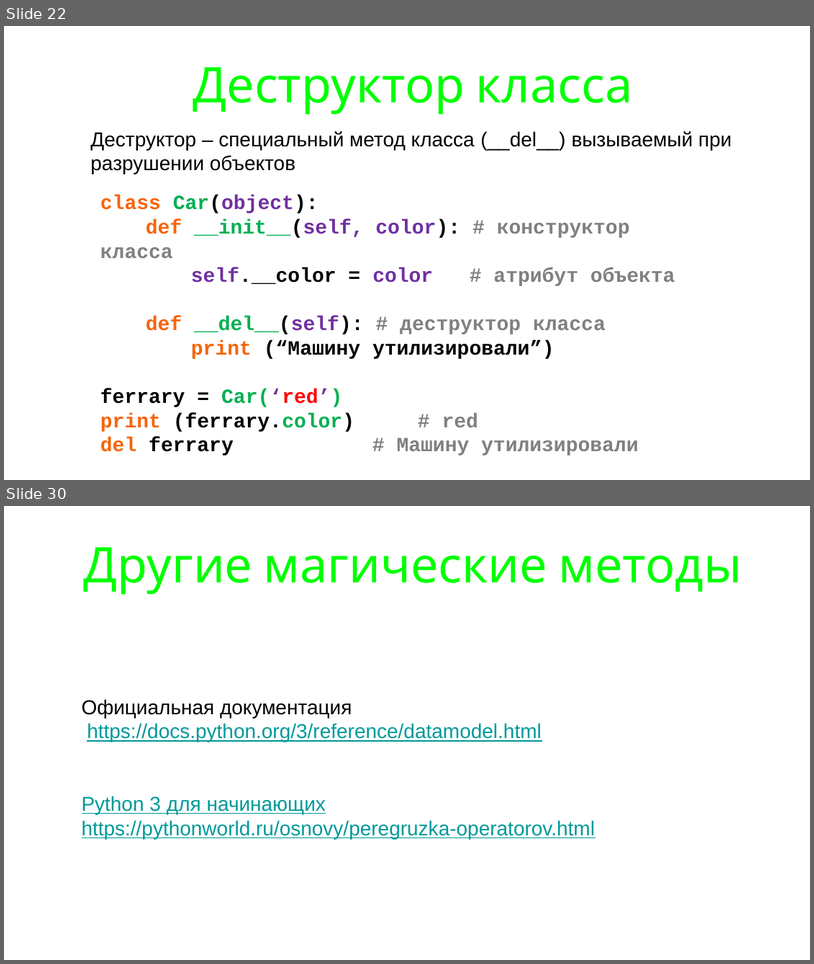
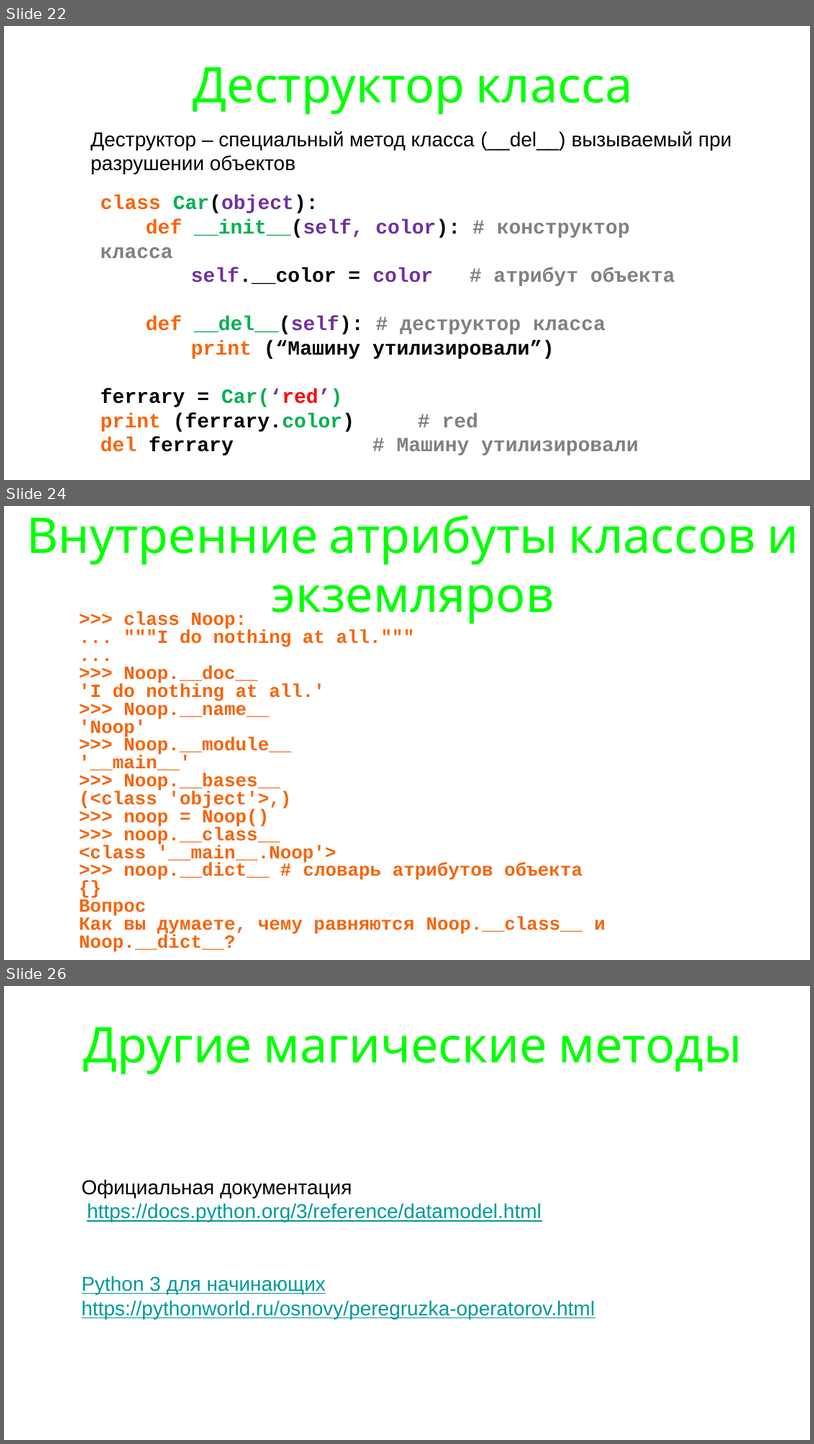
Before and after one commit to maxchv/LearnPython, a slide deck: week08/oop.pptx. Shown one above the other, each under a label of ours: slides 22 and 30 before the commit, slides 22, 24 and 26 after it; the slides between them are not shown. The pictures are 814x964 and 814x1444 pixels, drawn with LibreOffice and Linux fonts; fonts in the diff are those of the drawing. Boxes give left, top, right and bottom in pixels: in the first picture for what was removed or moved away, otherwise in the second. Text is boxed around its words. In the diff, an @@ line names an element or a change of style, - is before the commit and + after.

```diff
--- a/week08/oop.pptx
+++ b/week08/oop.pptx
@@ slide 24 added at <box>4,506,810,960</box>, background #FFFFFF @@
@@ title added at <box>27,515,799,624</box>, 78 pt, text #00FF00 @@
+Внутренние атрибуты классов и экземляров
@@ text added at <box>79,611,606,952</box>, 29.6 pt, text #F6640A, bold @@
+>>> class Noop:
+... """I do nothing at all."""
+...
+>>> Noop.__doc__
+'I do nothing at all.'
+>>> Noop.__name__
+'Noop'
+>>> Noop.__module__
+'__main__'
+>>> Noop.__bases__
+(<class 'object'>,)
+>>> noop = Noop()
+>>> noop.__class__
+<class '__main__.Noop'>
+>>> noop.__dict__ # словарь атрибутов объекта
+{}
+Вопрос
+Как вы думаете, чему равняются Noop.__class__ и
+Noop.__dict__?
@@ what was slide 30 is now slide 26 @@
```
Also in this commit, not shown: 1 slide changed, 2 other slides added, 7 slides removed, 5 other files.
